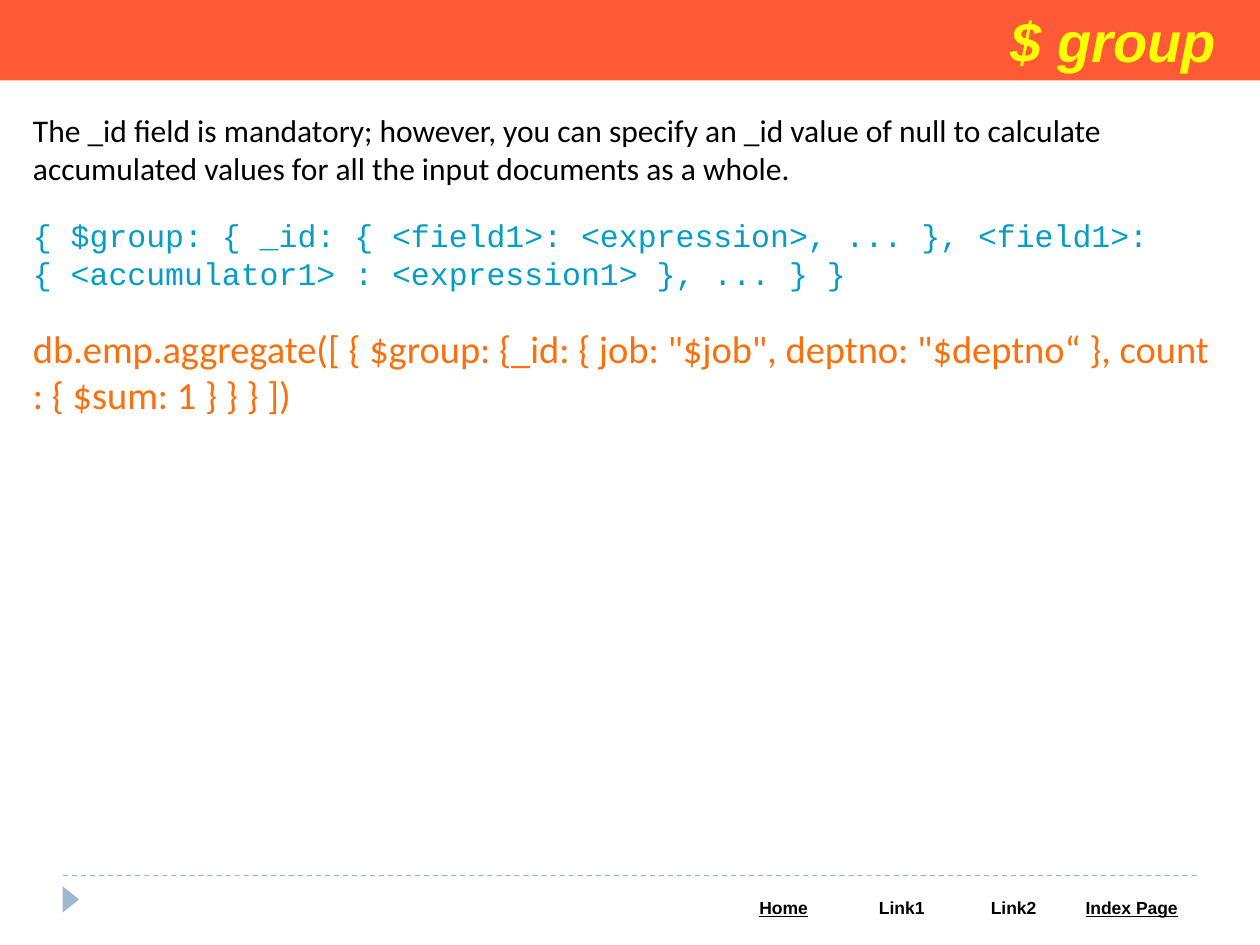
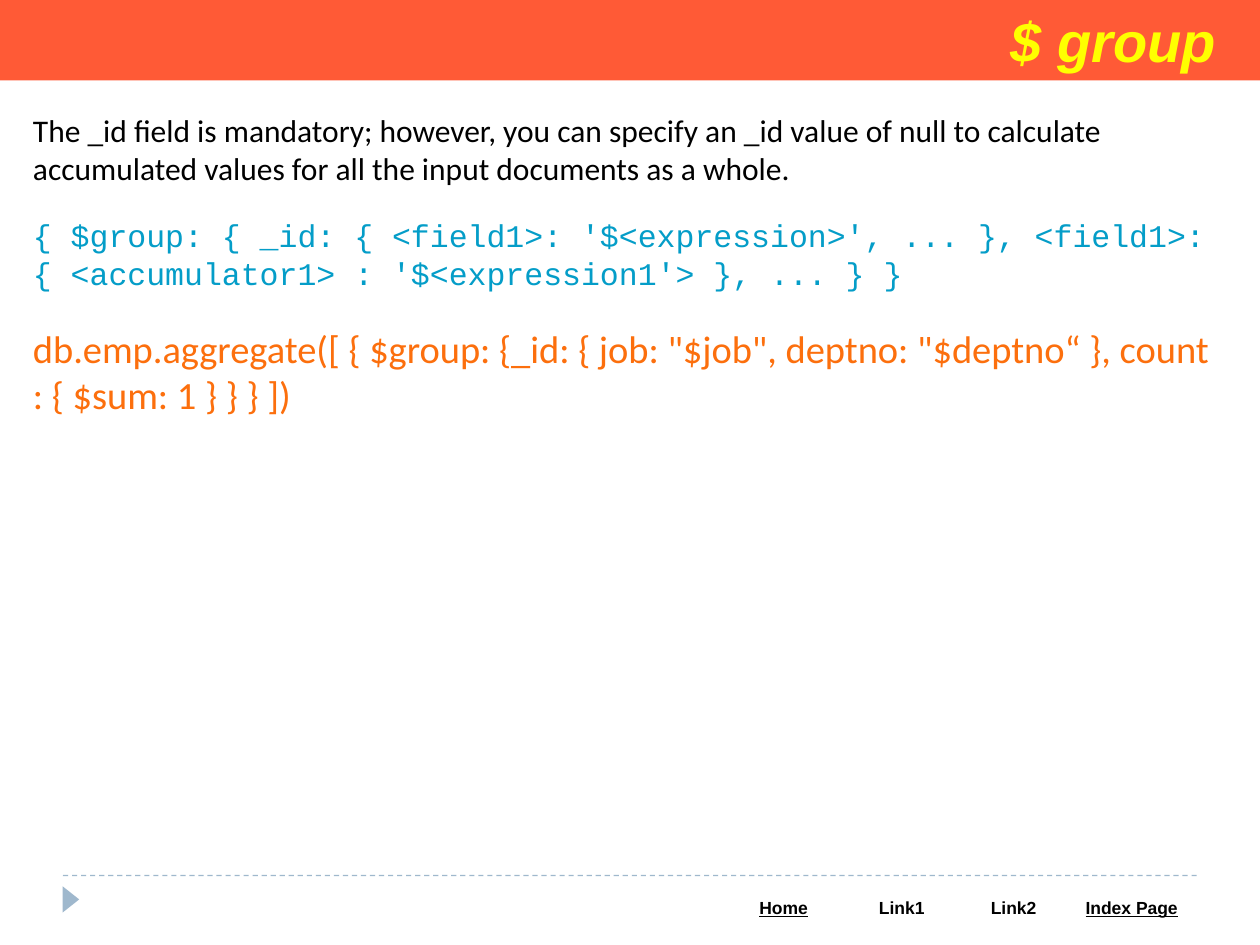
Before and after one commit to Saleel-Bagde/PPT-s, a slide deck: slide 94 of MongoDB PPT.pptx. Drawn at 1260x945 pixels with LibreOffice and Linux fonts; fonts in the diff are those of the drawing. Boxes give left, top, right and bottom in pixels: in the first picture for what was removed or moved away, otherwise in the second. Text is boxed around its words. In the diff, an @@ line names an element or a change of style, - is before the commit and + after.

```diff
--- a/MongoDB PPT.pptx
+++ b/MongoDB PPT.pptx
@@ text at <box>71,224,1205,292</box>: text changed @@
-{ $group: { _id: { <field1>: <expression>, ... }, <field1>: { <accumulator1> : <expression1> }, ... } }
+{ $group: { _id: { <field1>: '$<expression>', ... }, <field1>: { <accumulator1> : '$<expression1'> }, ... } }
```
Also in this commit, not shown: 3 other slides changed, 2 slides added.
